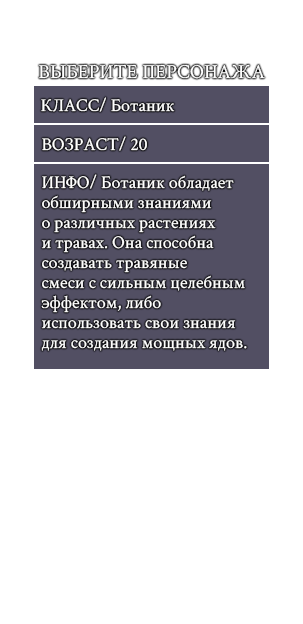
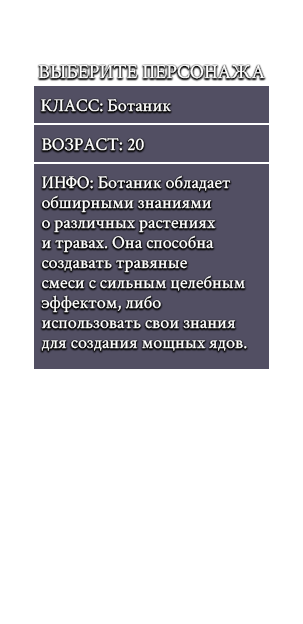
Layer changes from the first 303×624 image to the second:
renamed "ИНФО/ Ботаник обладает обширными знаниями о различных растениях" to "ИНФО: Ботаник обладает обширными знаниями о различных растениях", painted on it over [41, 174, 247, 351]
renamed "ВОЗРАСТ/ 20" to "ВОЗРАСТ: 20", painted on it over [42, 136, 147, 151]
renamed "КЛАСС/ Ботаник" to "КЛАСС: Ботаник", painted on it over [41, 97, 175, 112]
